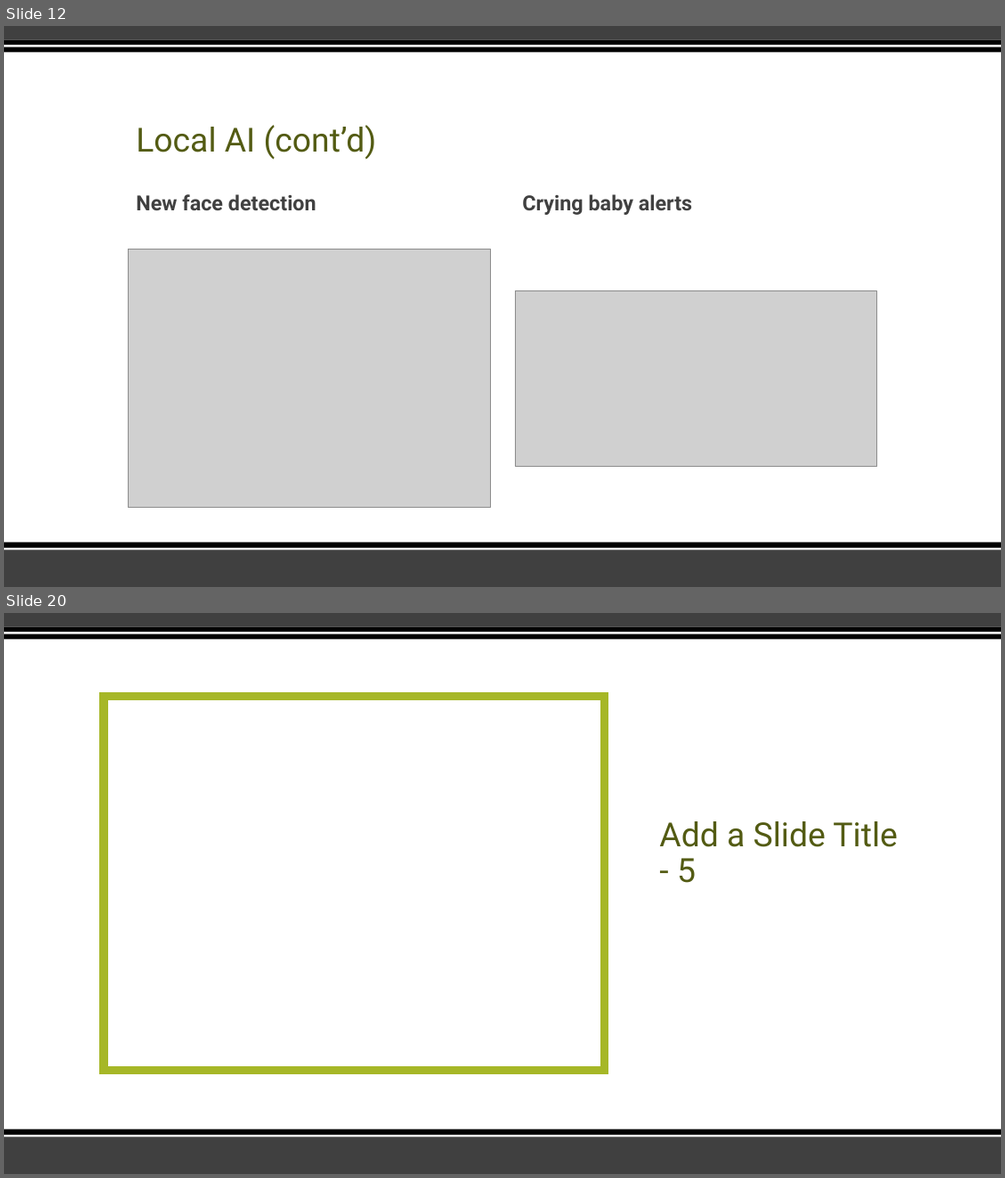
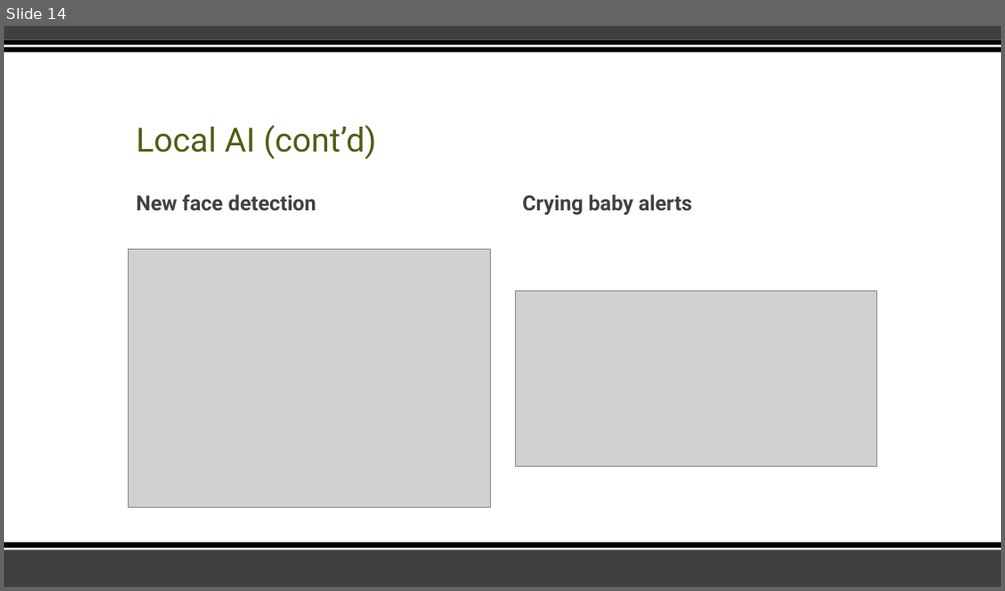
Before and after one commit to Cy-EF0510/Vanier, a slide deck: Semester 7 Fall 2026/IOT/Assignments/HomeAgent.pptx. Shown one above the other, each under a label of ours: slides 12 and 20 before the commit, slide 14 after it; the slides between them are not shown. The pictures are 1005x1178 and 1005x591 pixels, drawn with LibreOffice and Linux fonts; fonts in the diff are those of the drawing; grey boxes stand for pictures. Boxes give left, top, right and bottom in pixels: in the first picture for what was removed or moved away, otherwise in the second. Text is boxed around its words. In the diff, an @@ line names an element or a change of style, - is before the commit and + after.

```diff
--- a/Semester 7 Fall 2026/IOT/Assignments/HomeAgent.pptx
+++ b/Semester 7 Fall 2026/IOT/Assignments/HomeAgent.pptx
@@ slide 20 removed at (4, 613, 1001, 1174), background #FFFFFF; not listed: 6 template elements that a slide beside it also shows @@
@@ rectangle removed at (104, 696, 605, 1070) @@
@@ title removed at (659, 821, 897, 883) @@
-Add a Slide Title - 5
@@ what was slide 12 is now slide 14 @@
```
Also in this commit, not shown: 3 slides changed, 8 slides added, 7 other slides removed.
